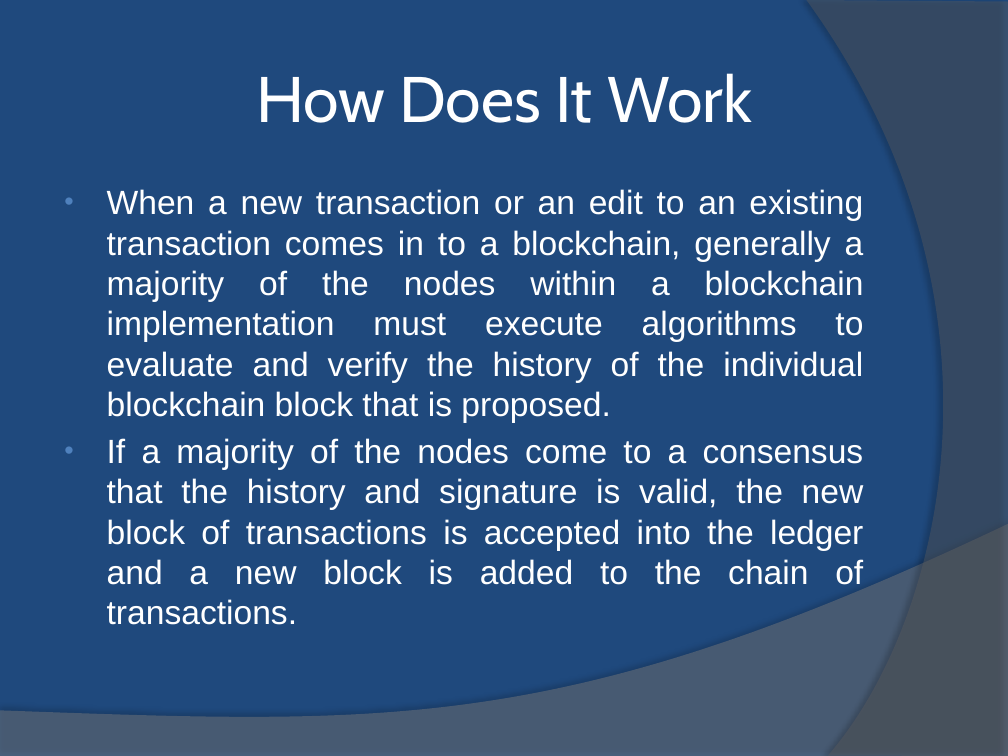
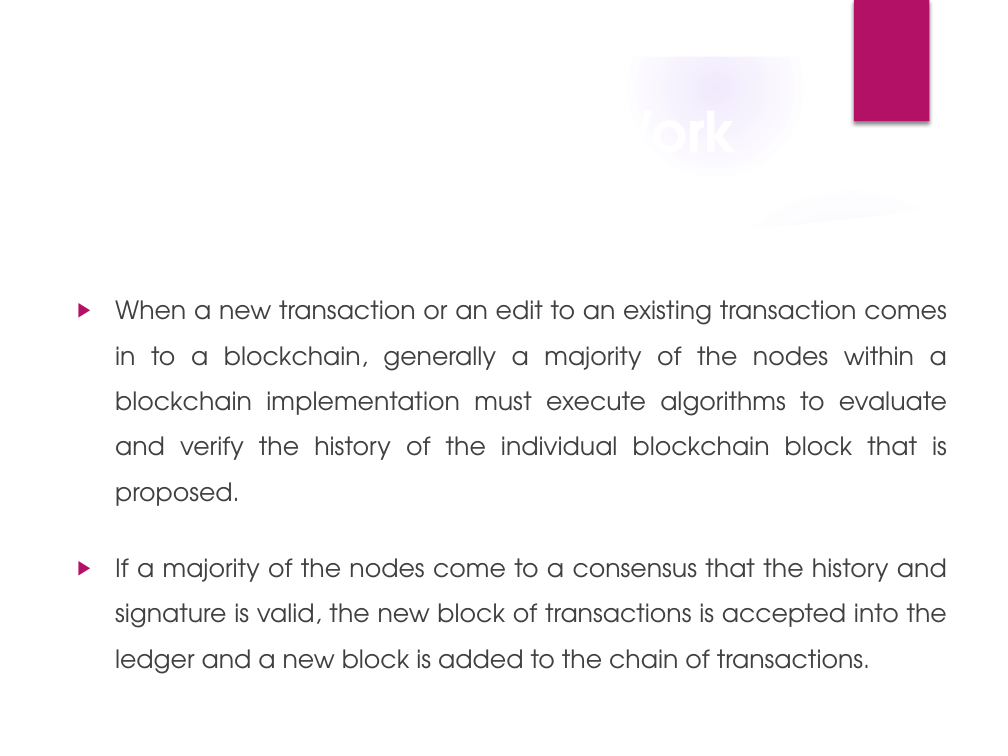
Before and after one commit to roncyrthomas/Blockchain, a slide deck: slide 7 of mp final/BlockCHain.pptx. Drawn at 1008x756 pixels with LibreOffice and Linux fonts; fonts in the diff are those of the drawing; background and template pictures are left out. Boxes give left, top, right and bottom in pixels: in the first picture for what was removed or moved away, otherwise in the second. Text is boxed around its words. In the diff, an @@ line names an element or a change of style, - is before the commit and + after.

```diff
--- a/mp final/BlockCHain.pptx
+++ b/mp final/BlockCHain.pptx
@@ background #1F497D to picture (left out) @@
@@ group added at (0,0,1008,756): 5 ellipses, 3 freeform shapes @@
@@ freeform shape removed at (806,0,1008,756) @@
@@ rectangle added at (854,0,929,121), fill #B31166 @@
@@ title "How Does It Work": place and size @@
-title "How Does It Work" at (256,73,752,123)
+title "How Does It Work" at (50,68,958,194)
@@ title "How Does It Work" at (50,68,958,194): size 46 to 40 pt, font Cabin to TeX Gyre Adventor, bold on @@
@@ text "When a new transaction or ...": place and size @@
-text "When a new transaction or ..." at (107,189,864,625)
+text "When a new transaction or ..." at (115,300,947,674)
@@ text "When a new transaction or ..." at (115,300,947,674): size 24 to 18 pt, font Arial to TeX Gyre Adventor, text colour #FFFFFF to #404040; bullet • to ▶; line spacing 1 to 1.5; more space between paragraphs; bullet colour #4F81BD to #B31166 @@
@@ freeform shape removed at (0,524,1008,756) @@
```
Also in this commit, not shown: 13 other slides changed, 2 other files.
